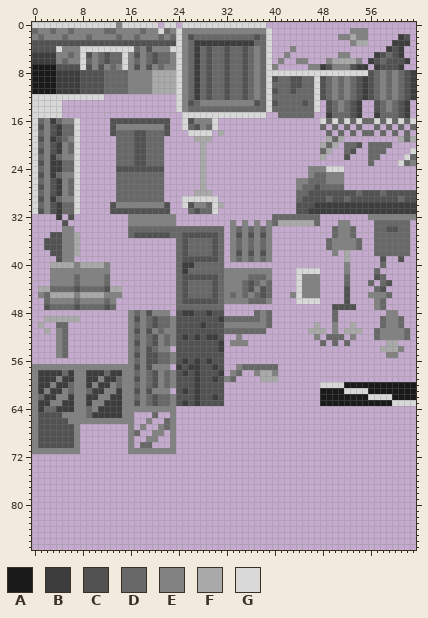
Sprite sheet, stored at resource/graphics/city_tileset.png. This is how it looked before the edit.
The file is 64x88 pixels.
Palette (. is transparent): A #1a1a1a  B #3d3d3d  C #525252  D #686868  E #828282  F #a9a9a9  G #d8d8d8
Pixels before (only the part around the change), first column x 34:
61 ..............AAAAGGGGAAAAAAAA
62 ..............AAAAAAAAGGGGAAAA
63 ..............AAAAAAAAAAAAGGGG
64 ..............................
65 ..............................
66 ..............................
67 ..............................
68 ..............................
69 ..............................
70 ..............................
71 ..............................
72 ..............................
73 ..............................
74 ..............................
75 ..............................
76 ..............................
77 ..............................
78 ..............................
79 ..............................
80 ..............................
81 ..............................
82 ..............................
83 ..............................
84 ..............................
85 ..............................
86 ..............................
87 ..............................
And afterwards:
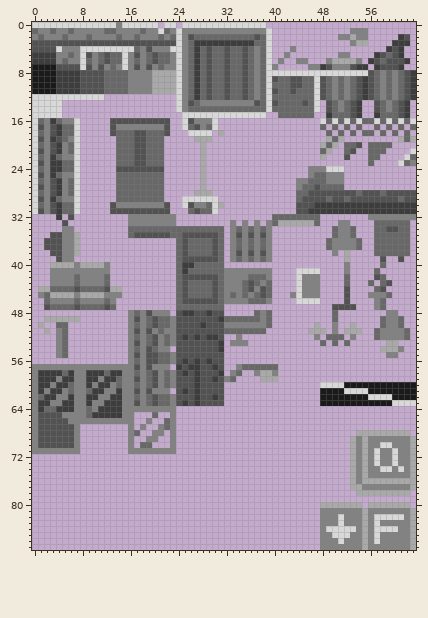
From the commit log: Add help buttos to sprites
Diff:
y 68: x 54..62 ......... -> FFFFFFFFF
y 69: x 53..63 ........... -> FEFEEEEEEEF
y 70: x 53..63 ........... -> FEFEEGGEEEF
y 71..73: x 53..63 ........... -> FEFEGEEGEEF
y 74: x 53..63 ........... -> FEFEEGGEGEF
y 75: x 53..63 ........... -> FEFEEEEEEEF
y 76: x 53..63 ........... -> FEFFFFFFFFF
y 77: x 53..63 ........... -> FFEEEEEEEEF
y 78: x 54..62 ......... -> FFFFFFFFF
y 80: x 48..54 ....... -> FFFFFFF; x 56..62 ....... -> FFFFFFF
y 81: x 48..63 ................ -> EEEEEEEFEEEEEEEF
y 82: x 48..63 ................ -> EEEGEEEFEGGGGGEF
y 83: x 48..63 ................ -> EEEGEEEFEGEEEEEF
y 84: x 48..63 ................ -> EGGGGGEFEGGGGEEF
y 85: x 48..63 ................ -> EEGGGEEFEGEEEEEF
y 86: x 48..63 ................ -> EEEGEEEFEGEEEEEF
y 87: x 48..63 ................ -> EEEEEEEFEEEEEEEF
Where, in picture pixels (left, top, right, bottom), the same in both pictures:
added: (320, 430, 416, 550)
